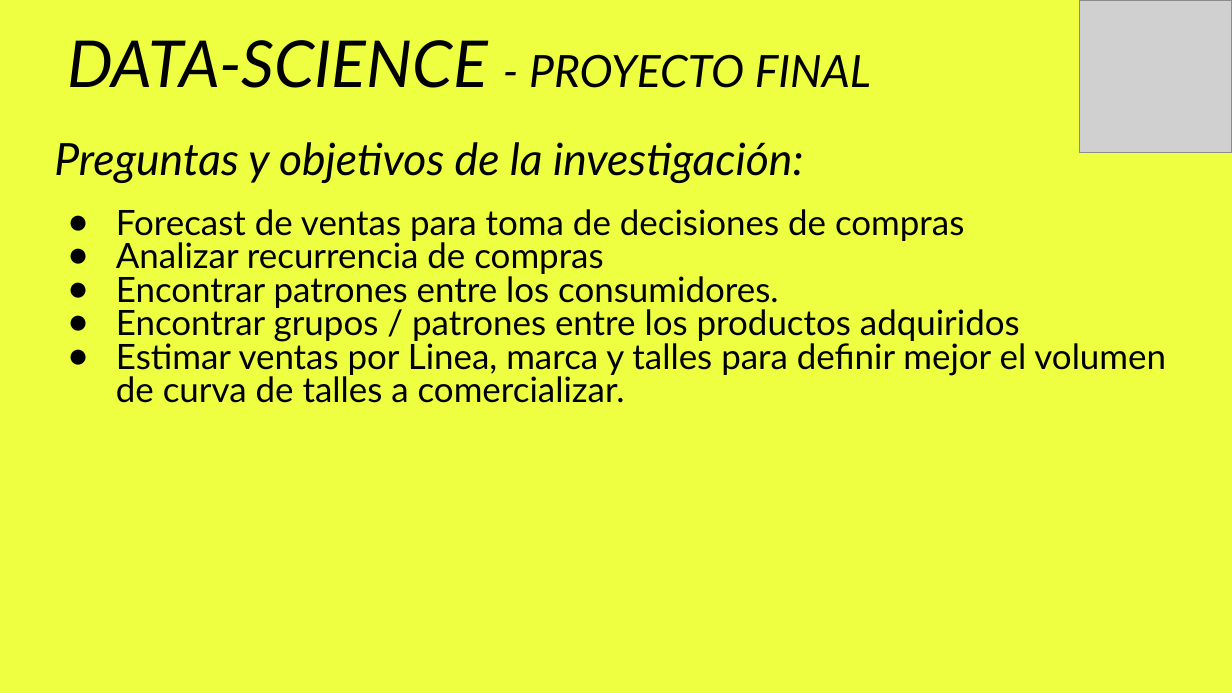
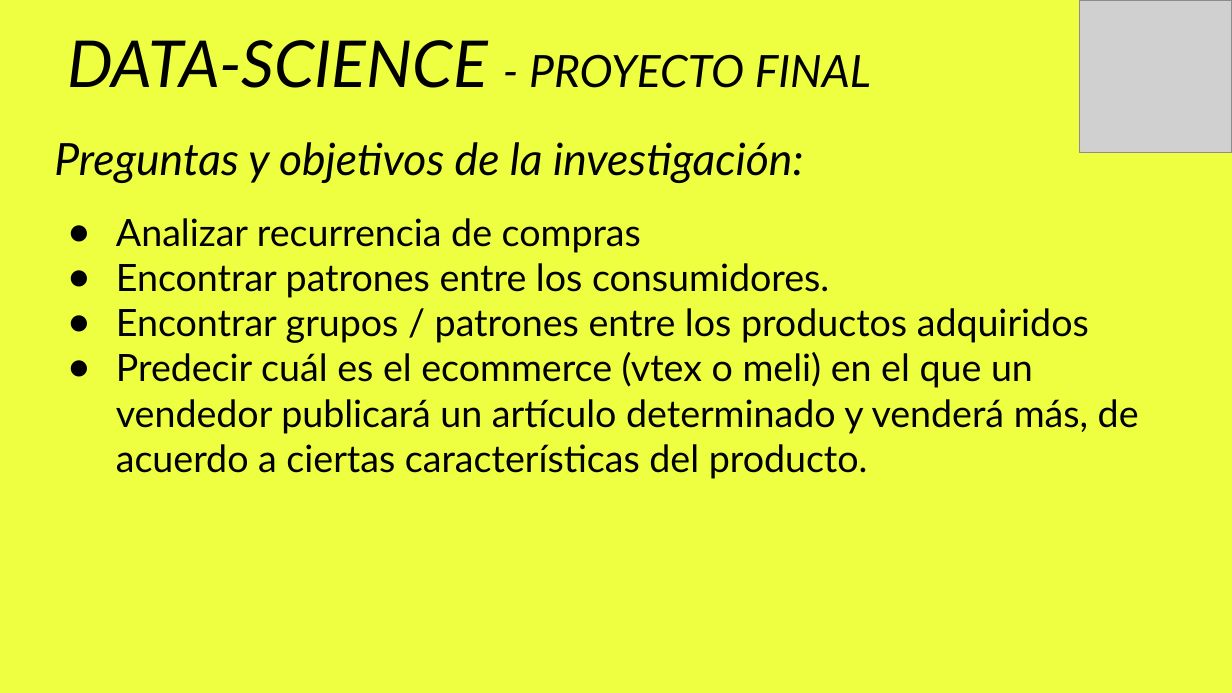
Before and after one commit to eliasguillermo/ds-ecommerce, a slide deck: slide 4 of PROYECTO FINAL.pptx. Drawn at 1232x693 pixels with LibreOffice and Linux fonts; fonts in the diff are those of the drawing; grey boxes stand for pictures. Boxes give left, top, right and bottom in pixels: in the first picture for what was removed or moved away, otherwise in the second. Text is boxed around its words. In the diff, an @@ line names an element or a change of style, - is before the commit and + after.

```diff
--- a/PROYECTO FINAL.pptx
+++ b/PROYECTO FINAL.pptx
@@ subtitle at (x1=116, y1=209, x2=964, y2=241): paragraph removed @@
-● Forecast de ventas para toma de decisiones de compras
@@ subtitle at (x1=116, y1=218, x2=1089, y2=343): size 20.4 to 22 pt in "Analizar recurrencia de compras", "Encontrar patrones entre los consumidores.", "Encontrar grupos / patrones entre los productos ..."; line spacing 0.8 to 1 @@
@@ subtitle at (x1=116, y1=352, x2=1139, y2=479): text changed; size 20.4 to 22 pt @@
-● Estimar ventas por Linea, marca y talles para definir mejor el volumen de curva de talles a comercializar.
+● Predecir cuál es el ecommerce (vtex o meli) en el que un vendedor publicará un artículo determinado y venderá más, de acuerdo a ciertas características del producto.
```
Also in this commit, not shown: 1 other slide changed, 1 other file.
